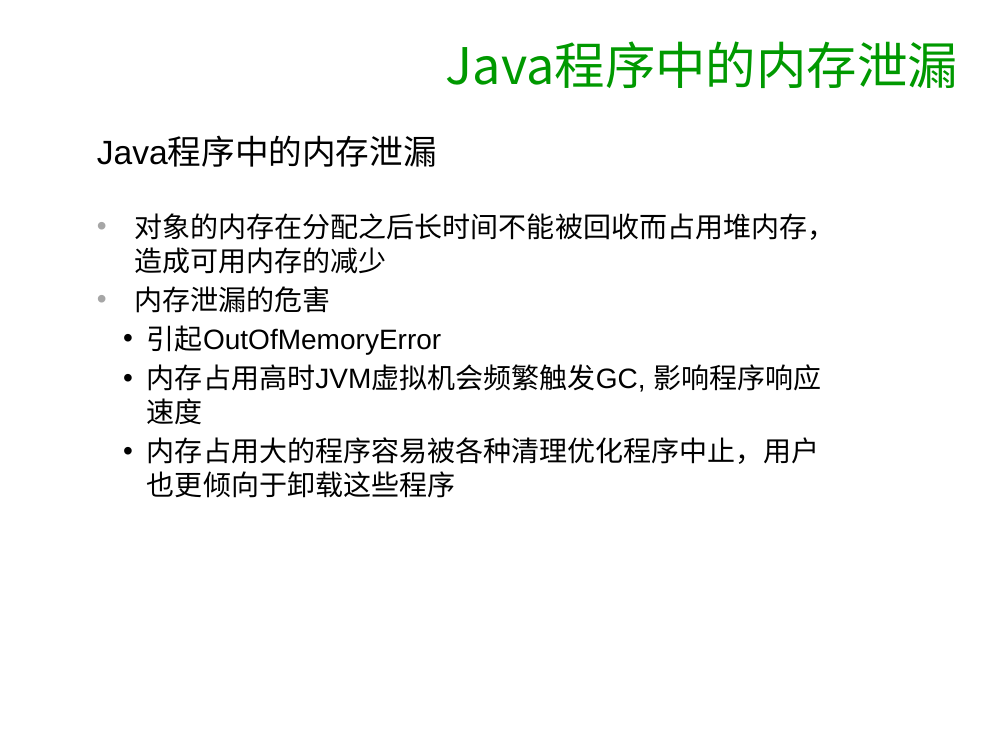
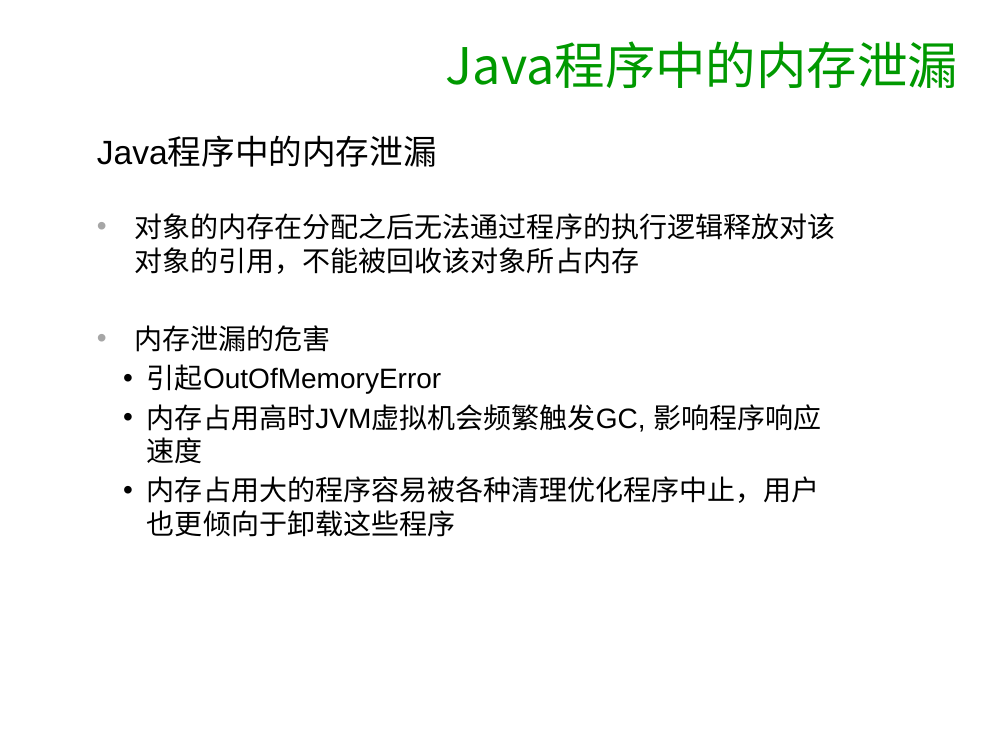
Before and after one commit to songzhengxuan/kata, a slide deck: slide 13 of ppt/ppt.ppt. Drawn at 1008x756 pixels with LibreOffice and Linux fonts; fonts in the diff are those of the drawing; background and template pictures are left out. Boxes give left, top, right and bottom in pixels: in the first picture for what was removed or moved away, otherwise in the second. Text is boxed around its words. In the diff, an @@ line names an element or a change of style, - is before the commit and + after.

```diff
--- a/ppt/ppt.ppt
+++ b/ppt/ppt.ppt
@@ text at (134, 213, 835, 274): text changed @@
-• 对象的内存在分配之后长时间不能被回收而占用堆内存，造成可用内存的减少
+• 对象的内存在分配之后无法通过程序的执行逻辑释放对该对象的引用，不能被回收该对象所占内存
```
Also in this commit, not shown: 7 other slides changed, 51 other files.
